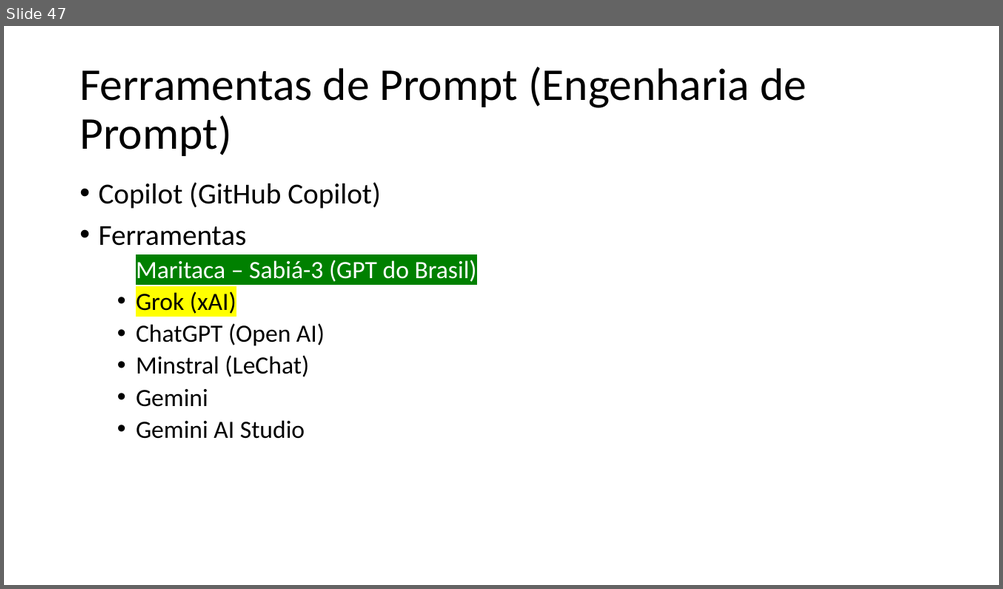
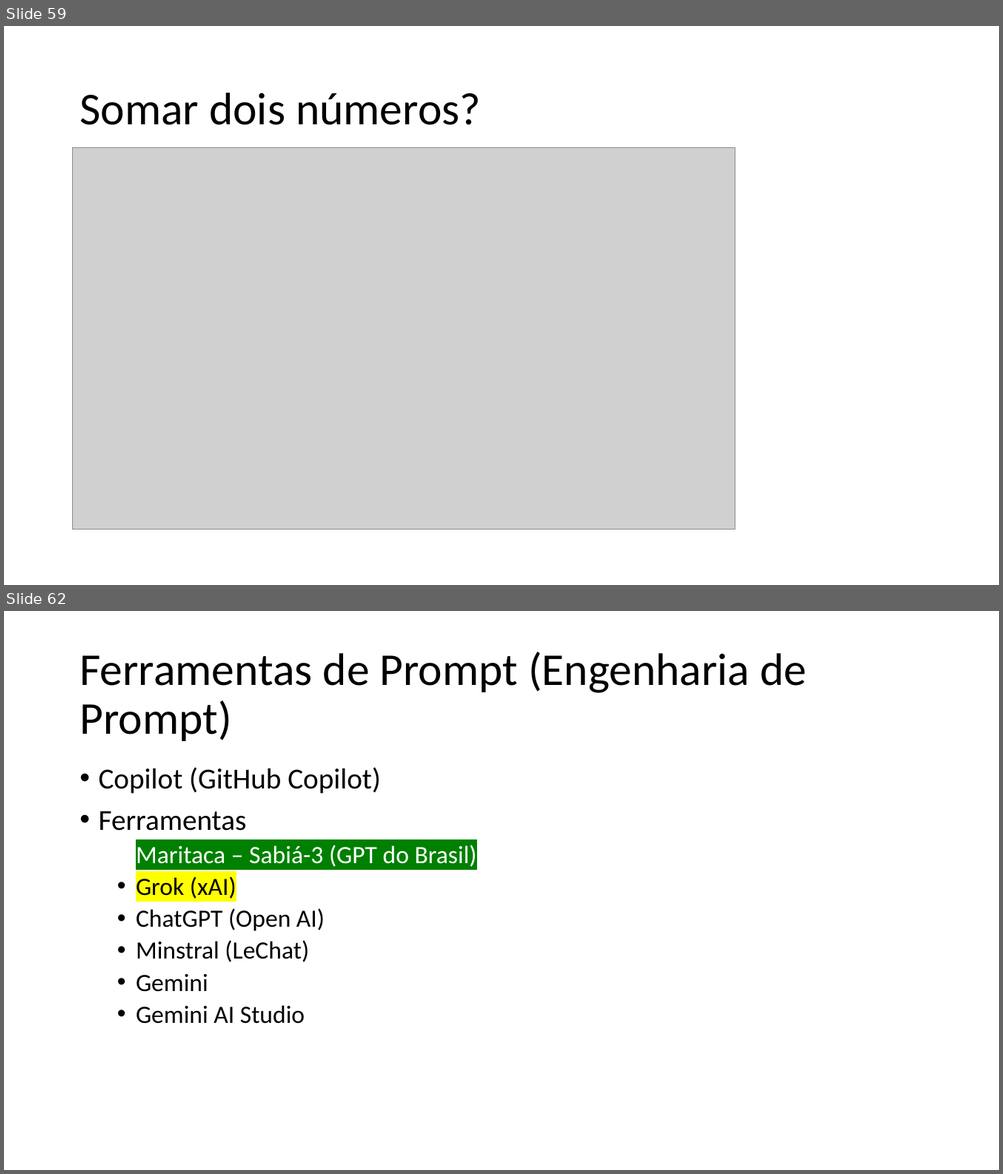
Before and after one commit to romulodf-cesar/etl_senso2015, a slide deck: Git e GitHub.pptx. Shown one above the other, each under a label of ours: slide 47 before the commit, slides 59 and 62 after it; the slides between them are not shown. The pictures are 1003x589 and 1003x1174 pixels, drawn with LibreOffice and Linux fonts; fonts in the diff are those of the drawing; grey boxes stand for pictures. Boxes give left, top, right and bottom in pixels: in the first picture for what was removed or moved away, otherwise in the second. Text is boxed around its words. In the diff, an @@ line names an element or a change of style, - is before the commit and + after.

```diff
--- a/Git e GitHub.pptx
+++ b/Git e GitHub.pptx
@@ slide 59 added at [4, 26, 999, 585], background #FFFFFF @@
@@ title added at [79, 93, 481, 125], 44 pt, text #000000 @@
+Somar dois números?
@@ picture added at [73, 147, 736, 531] @@
@@ what was slide 47 is now slide 62 @@
```
Also in this commit, not shown: 14 other slides added, 4 other files.
